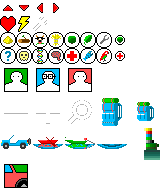
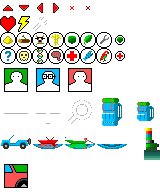
Layered file, before and after one edit (w=160, h=192). Changes by layer:
painted on "Background" over [70, 6, 90, 10]
